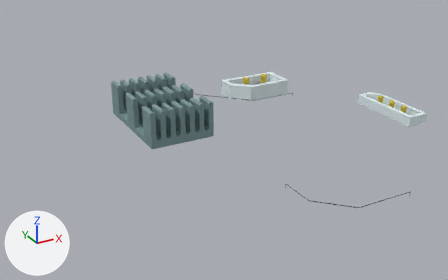
The OBJ model assets/walls.obj: old version first, new version second.
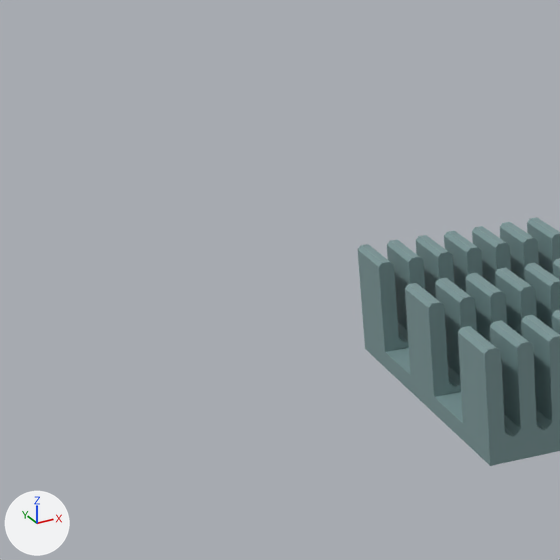
There are two pictures of each version: one whole from a 50 mm lens placed at (-222.0, -644.0, 248.0), pointed at (61.0, -128.0, -10.0), one close up on the part from 0% to 39% of the width and 2% to 64% of the height. Lighting does not change. The marker at lower left points along +X, +Y and +Z. The older version's two pictures come first. Where no turn or scale is listed for an object, it has been applied to the vertices.

Objects in the first close-up: 'heatsinks'.
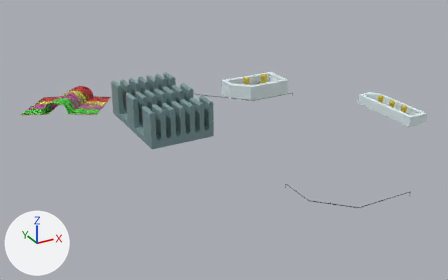
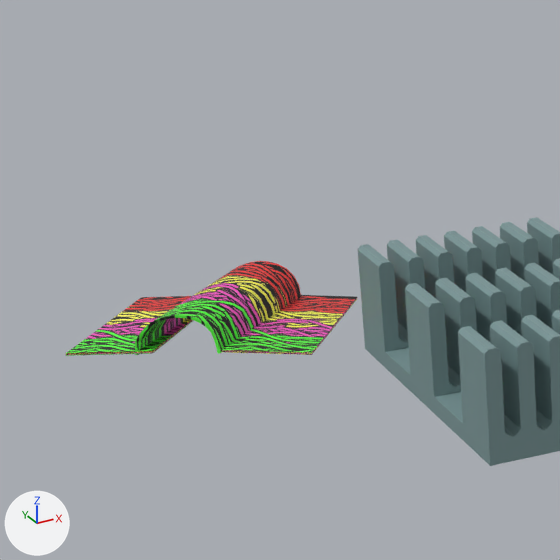
What differs and where, as boxes [x1, y1, x2, y2] in the close-ups (560 x 560 px):
'wireTunnel', added
    after: [135, 261, 301, 355]
'Cube.001', added
    after: [222, 295, 357, 355]
'Cube.002', added
    after: [66, 296, 194, 356]

The change, as a diff of the scene's bpy script:
```diff
--- a/assets/walls.obj.py
+++ b/assets/walls.obj.py
@@ img_wires_jpg @@
+img_wires_jpg = load_image('wires.jpg', 'textures/wires.jpg', 567, 567, 'sRGB')
@@ mat_wires @@
+mat_wires = principled_material('wires')
+mat_wires.texture = img_wires_jpg
@@ me_wiretunnel @@
+me_wiretunnel.from_pydata(...)  # 52 vertices, 50 faces; spans x -91.0..-23.2, y -4.0..49.1, z -1.2..13.0
+me_wiretunnel.materials.append(mat_wires)  # picture img_wires_jpg
@@ me_cube_002 @@
+me_cube_002.from_pydata(...)  # 8 vertices, 6 faces; spans x -111.4..-48.8, y 4.4..67.2, z -2.3..1.0
+me_cube_002.materials.append(mat_wires)  # picture img_wires_jpg
@@ me_cube_001 @@
+me_cube_001.from_pydata(...)  # 8 vertices, 6 faces; spans x -64.7..-4.6, y -19.0..44.6, z -2.4..0.4
+me_cube_001.materials.append(mat_wires)  # picture img_wires_jpg
@@ ob_wiretunnel @@
+ob_wiretunnel = bpy.data.objects.new('wireTunnel', me_wiretunnel)
+ob_wiretunnel.location = (0.0, 0.0, 0.0)
@@ ob_cube_002 @@
+ob_cube_002 = bpy.data.objects.new('Cube.002', me_cube_002)
+ob_cube_002.location = (0.0, 0.0, 0.0)
@@ ob_cube_001 @@
+ob_cube_001 = bpy.data.objects.new('Cube.001', me_cube_001)
+ob_cube_001.location = (0.0, 0.0, 0.0)
```
